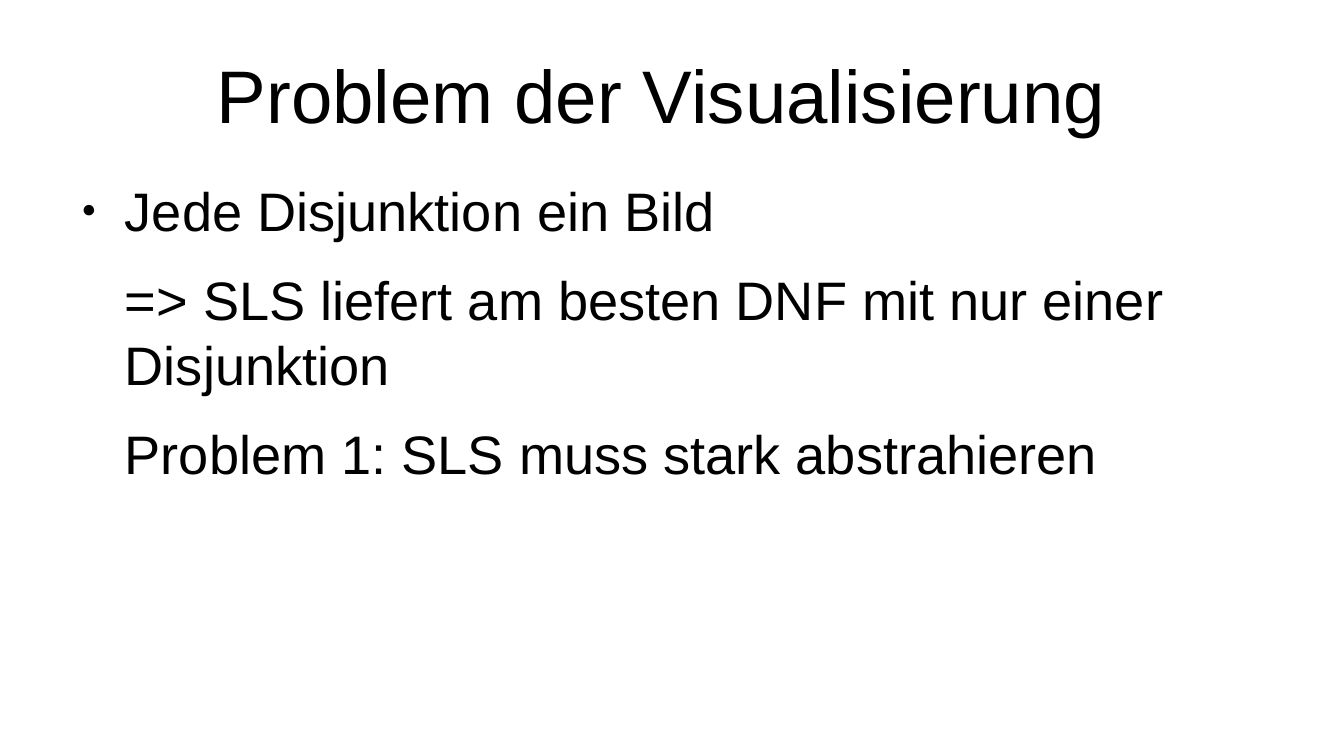
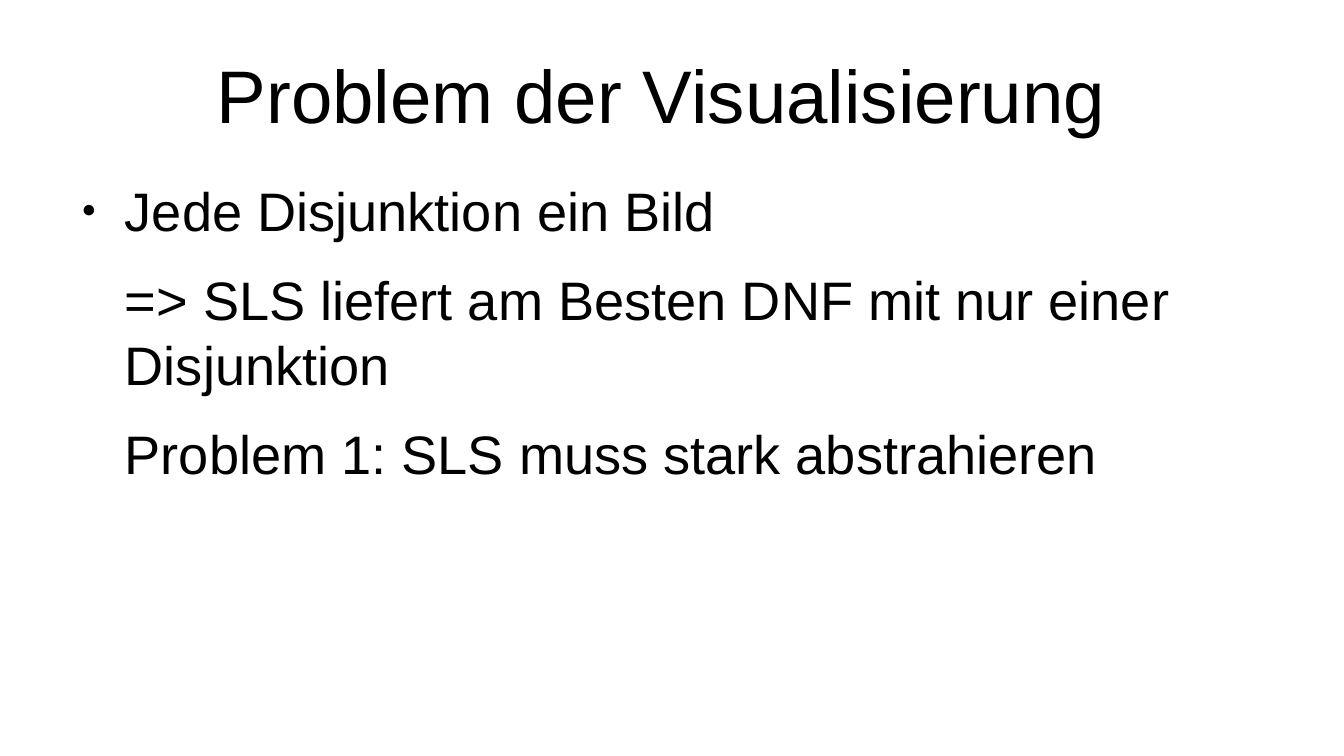
Before and after one commit to wwjbrugger/DCDL_smaller, a slide deck: slide 5 of Zwischenergebnisse/Zwischenergebnisse.odp. Drawn at 1344x756 pixels with LibreOffice and Linux fonts; fonts in the diff are those of the drawing. Boxes give left, top, right and bottom in pixels: in the first picture for what was removed or moved away, otherwise in the second. Text is boxed around its words. In the diff, an @@ line names an element or a change of style, - is before the commit and + after.

```diff
--- a/Zwischenergebnisse/Zwischenergebnisse.odp
+++ b/Zwischenergebnisse/Zwischenergebnisse.odp
@@ text at [125,280,1169,394]: text changed @@
-=> SLS liefert am besten DNF mit nur einer Disjunktion
+=> SLS liefert am Besten DNF mit nur einer Disjunktion
```
Also in this commit, not shown: 18 other slides changed, 2 slides added, 3 other files.
